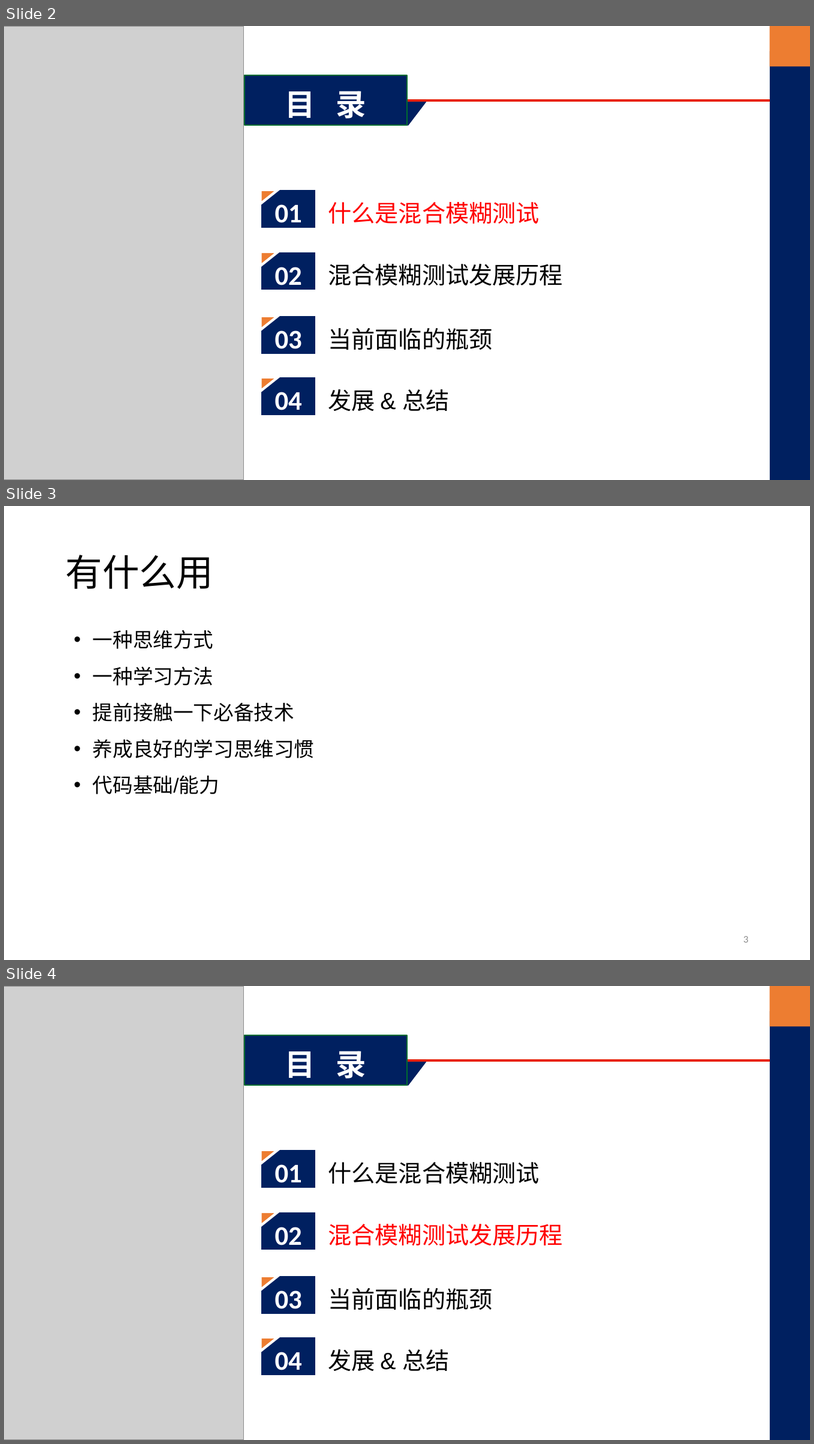
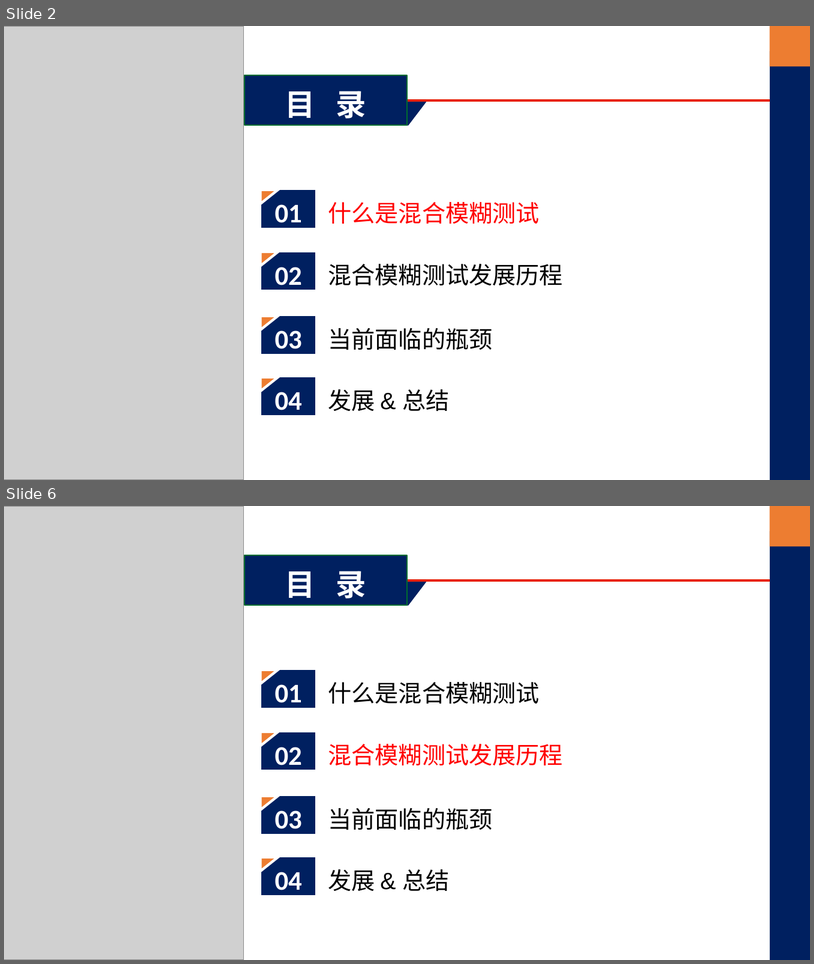
Before and after one commit to WayneDevMaze/Chinese_review_fuzzing, a slide deck: PPT/A Survey of Hybrid Fuzzing based on Symbolic Execution.pptx. Shown one above the other, each under a label of ours: slides 2, 3 and 4 before the commit, slides 2 and 6 after it; the slides between them are not shown. The pictures are 814x1444 and 814x964 pixels, drawn with LibreOffice and Linux fonts; fonts in the diff are those of the drawing; grey boxes stand for pictures. Boxes give left, top, right and bottom in pixels: in the first picture for what was removed or moved away, otherwise in the second. Text is boxed around its words. In the diff, an @@ line names an element or a change of style, - is before the commit and + after.

```diff
--- a/PPT/A Survey of Hybrid Fuzzing based on Symbolic Execution.pptx
+++ b/PPT/A Survey of Hybrid Fuzzing based on Symbolic Execution.pptx
@@ slide 3 removed at (4, 506, 810, 960), background #FFFFFF @@
@@ title removed at (65, 555, 213, 589) @@
-有什么用
@@ text removed at (93, 630, 315, 794) @@
-• 一种思维方式
-• 一种学习方法
-• 提前接触一下必备技术
-• 养成良好的学习思维习惯
-• 代码基础/能力
@@ page number removed at (744, 936, 749, 942) @@
-3
@@ what was slide 4 is now slide 6 @@
```
Also in this commit, not shown: 6 slides added, 2 other slides removed.
